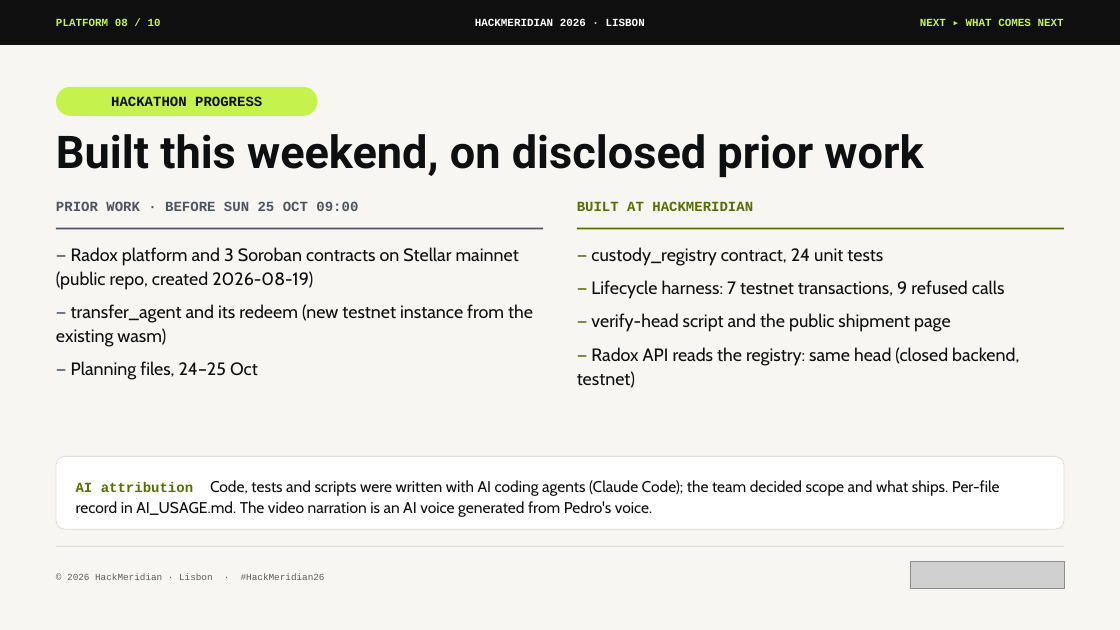
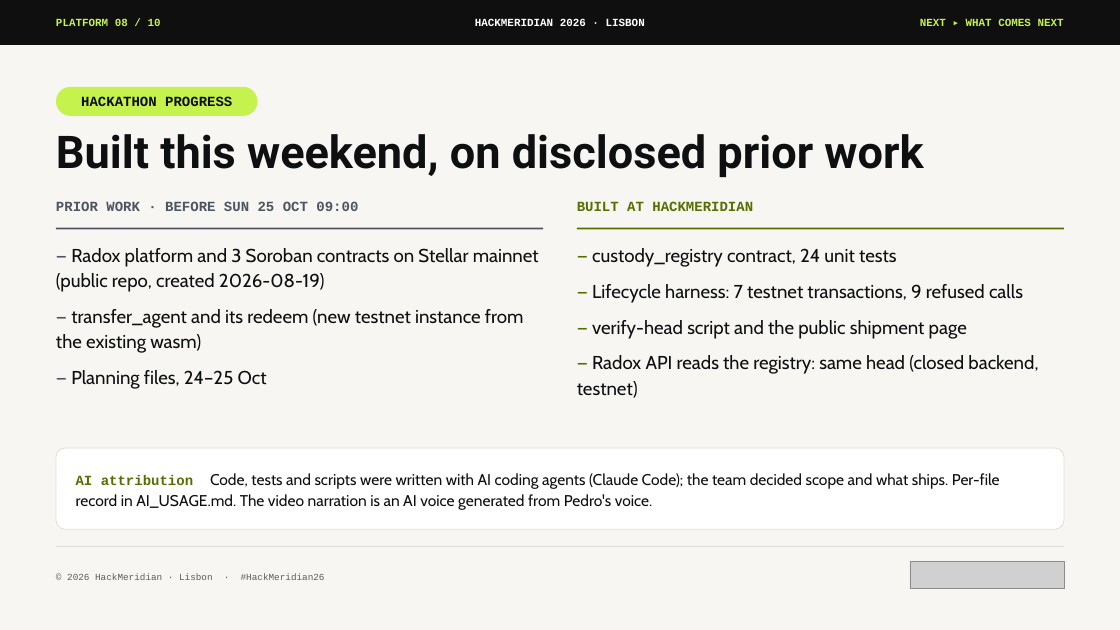
Before and after one commit to pwsaragossy/hackmeridian-cos, a slide deck: slide 8 of projects/hackmeridian-rail/deck/radox-custody-rail.pptx. Drawn at 1120x630 pixels with LibreOffice and Linux fonts; fonts in the diff are those of the drawing; grey boxes stand for pictures. Boxes give left, top, right and bottom in pixels: in the first picture for what was removed or moved away, otherwise in the second. Text is boxed around its words. In the diff, an @@ line names an element or a change of style, - is before the commit and + after.

```diff
--- a/projects/hackmeridian-rail/deck/radox-custody-rail.pptx
+++ b/projects/hackmeridian-rail/deck/radox-custody-rail.pptx
@@ rounded rectangle "HACKATHON PROGRESS": place and size @@
-rounded rectangle "HACKATHON PROGRESS" at <box>56,87,318,116</box>
+rounded rectangle "HACKATHON PROGRESS" at <box>56,87,258,116</box>
@@ text "— Radox platform and 3 ..." at <box>56,248,539,389</box>: size 23 to 24 pt; more space between paragraphs @@
@@ text "— custody_registry contract, 24 unit ..." at <box>577,248,1038,398</box>: size 23 to 24 pt; more space between paragraphs @@
@@ rounded rectangle: place and size @@
-rounded rectangle at <box>56,456,1064,529</box>
+rounded rectangle at <box>56,448,1064,529</box>
@@ rounded rectangle at <box>56,448,1064,529</box>: proportions changed @@
@@ text "AI attribution Code, tests and ...": place and size @@
-text "AI attribution Code, tests and ..." at <box>76,480,1000,517</box>
+text "AI attribution Code, tests and ..." at <box>76,473,1000,510</box>
```
Also in this commit, not shown: 9 other slides changed, 14 other files.
